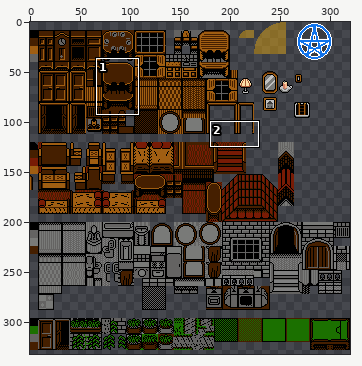
File history of a sprite sheet, assets/maps/spritesheets/mansionNes.png. The first picture is a wide view before the edit; the outline marks the close-up.
Close-up. Old version:
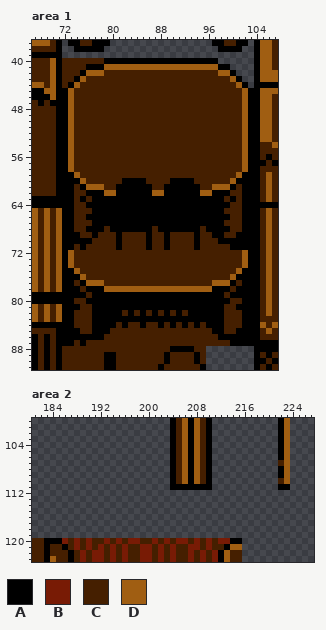
The file is 320x336 pixels. Pixels under 10% opacity are left out. Colours within 5 levels of each other are drawn and written as one. Shown: area 1: x 67..107, y 37..91; area 2: x 181..227, y 100..123. The wide view leaves out empty margins.
Palette (. is transparent): A #000000  B #781b05  C #451f00  D #a05e12
Pixels before, area 1, first column x 67:
37 DDDCA.AACCAAA.................AACCAA.ADDC
38 CCCCA..AAAAA...................AAAA..ADDC
39 AAAAA................................ADDC
40 CCCDACCCCCCCAAAAAAAAAAAAAAAAAAA......ADDC
41 CCCDACCCCAAADDDDDDDDDDDDDDDDDDDAA....ADDC
42 CCCDACCCADDDCCCCCCCCCCCCCCCCCCCDDA...ADDD
43 CCCDACCADCCCCCCCCCCCCCCCCCCCCCCCCDA..ADDD
44 DDCDACADCCCCCCCCCCCCCCCCCCCCCCCCCCDA.AAAA
45 AADDAADCCCCCCCCCCCCCCCCCCCCCCCCCCCCDAADDD
46 AAADAADCCCCCCCCCCCCCCCCCCCCCCCCCCCCDAADDC
47 CACAAADCCCCCCCCCCCCCCCCCCCCCCCCCCCCDAADDC
48 CCCCAADCCCCCCCCCCCCCCCCCCCCCCCCCCCCDAADDC
49 CCCCAADCCCCCCCCCCCCCCCCCCCCCCCCCCCCDAADDC
50 CCCCAADCCCCCCCCCCCCCCCCCCCCCCCCCCCCDAADDC
51 CCCCAADCCCCCCCCCCCCCCCCCCCCCCCCCCCCDAADDC
52 CCCCAADCCCCCCCCCCCCCCCCCCCCCCCCCCCCDAADDC
53 CCCCAADCCCCCCCCCCCCCCCCCCCCCCCCCCCCDAADDC
54 CCCCAADCCCCCCCCCCCCCCCCCCCCCCCCCCCCDAACCD
55 CCCCAADCCCCCCCCCCCCCCCCCCCCCCCCCCCCDAACCC
56 CCCCAADCCCCCCCCCCCCCCCCCCCCCCCCCCCCDAACAC
57 CCCCAADCCCCCCCCCCCCCCCCCCCCCCCCCCCCDAAACA
58 CCCCAADCCCCCCCCCCCCCCCCCCCCCCCCCCCCDAACCC
59 CCCCAAADCCCCCCCCCCCCCCCCCCCCCCCCCCDAAACDC
60 CCCCAAAADCCCCCCAAAACCCCAAAACCCCCCDAAAACDC
61 CCCCAAACADDDCCAAAAAACCAAAAAACCDDDACAAACDC
62 CCCCAAACCAAADDAAAAAADDAAAAAADDAAACCAAACDC
63 AAAAAAACACAAAAAAAAAAAAAAAAAAAAAACACAAACDC
64 AAAAAAACCAAAAAAAAAAAAAAAAAAAAAAAACCAAAAAA
65 DCDCDAACCCAAAAAAAAAAAAAAAAAAAAAACCCAAACDC
66 DCDCDAACCAAAAAAAAAAAAAAAAAAAAAAAACCAAACDC
67 DCDCDAACCCAAAAAAAAAAAAAAAAAAAAAACCCAAACDC
68 DCDCDAACCAAACAAAAAAACAAAAAAACAAAACCAAACDC
69 DCDCDAAACCACCCACCCCACCACCCCACCAACCAAAACDC
70 DCDCDAAAAACCCCACCCCACCACCCCACCCAAAAAAACDC
71 DCDCDAACACCCCCACCCCACCACCCCACCCCCAAAAACDC
72 DCDCDADCCCCCCCCCCCCCCCCCCCCCCCCCCCCDAACDC
73 DCDCDADCCCCCCCCCCCCCCCCCCCCCCCCCCCCDAACDC
74 DCDCDADCCCCCCCCCCCCCCCCCCCCCCCCCCCCDAACDC
75 DCDCDAADCCCCCCCCCCCCCCCCCCCCCCCCCCDAAACDC
76 DCDCDAAADCCCCCCCCCCCCCCCCCCCCCCCCDAAAACDC
77 DCDCDAACADDDCCCCCCCCCCCCCCCCCCDDDACAAACDC
78 DCDCDAAACAAADDDDDDDDDDDDDDDDDDAAACAAAACDC
79 AAAAAAAAACAAAAAAAAAAAAAAAAAAAAAACAAAAACDC
80 AAAAAAACCAAAAAAAAAAAAAAAAAAAAAAAACCAAACDC
81 DCDCDAAACCAAAAAAAAAAAAAAAAAAAAAACCAAAACDC
82 DCDCDAACCCAAAAACACACACACACAAAAAACCCAAACDC
83 DCDCDAACCCAAAAAAAAAAAAAAAAAAAAAACCCAAACCC
84 AAAAAAACCCAAAACACCACCACACACACAAACCCAAADCD
85 CCCCAAAACCAAACCCCCCCCCCCCCCCCCAACCAAAACDC
86 ACACAAAAAAAACCCCCCCCCCCCCCCCCCCAAAAAAACCC
87 ACACAAACACCCCCCCCCCCCCCCCCCCCCCCCAAAAAAAA
88 ACACACCCCCCCCCCCCCCCCCCAAAACC........AAAA
89 ACACACCCCCCCAACCCCCCCCACCCCAC........ACAC
90 ACACACCCCCCCAACCCCCCCCACCCCAC........AACA
91 ACACACCCCCCCAACCCCCCCACCCCCCA........ACAC
Pixels before, area 2, first column x 181:
100 .......................ACDADCA...........AD
101 .......................ACDADCA...........AD
102 .......................ACDADCA...........AD
103 .......................ACDADCA...........AD
104 .......................ACDADCA...........AD
105 .......................ACDADCA...........AD
106 .......................ACDADCA...........AD
107 .......................ACDADCA...........CD
108 .......................ACDADCA...........AD
109 .......................ACDADCA...........AD
110 .......................ACDADCA...........CD
111 .......................AAAAAAA...........AA
112 ...........................................
113 ...........................................
114 ...........................................
115 ...........................................
116 ...........................................
117 ...........................................
118 ...........................................
119 ...........................................
120 CCAAABCBCBCCBCBCBBCCBCBCBBCBCBCBBAA........
121 CCACCACBCBCBCBCBCCBBCBCBCCBBCBCCADD........
122 CCACCCACBCBBCBCBCCBBCBCBCCBCBCBADCC........
123 CCADCCACBCBBCBCBCCBBCBCBCCBCBCBADCC........
And afterwards:
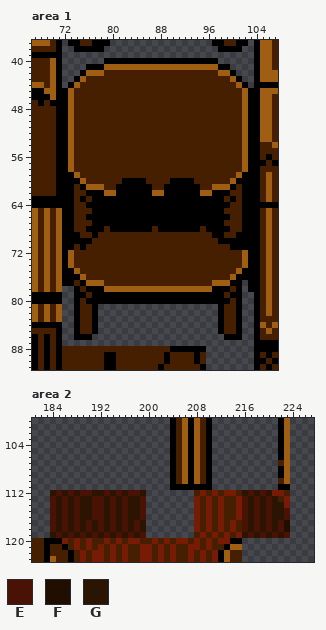
Colours new in this view: E #491205  F #200e00  G #2b1401
The edit:
{"where": "area 1"}
{"y":40,"x":72,"old":"CCCCCCC","new":"......."}
{"y":41,"x":72,"old":"CCCC","new":"...."}
{"y":42,"x":72,"old":"CCC","new":"..."}
{"y":43,"x":72,"old":"CC","new":".."}
{"y":44,"x":72,"old":"C","new":"."}
{"y":69,"x":81,"old":"A","new":"C"}
{"y":69,"x":86,"old":"A","new":"C"}
{"y":69,"x":89,"old":"A","new":"C"}
{"y":69,"x":94,"old":"A","new":"C"}
{"y":70,"x":81,"old":"A","new":"C"}
{"y":70,"x":86,"old":"A","new":"C"}
{"y":70,"x":89,"old":"A","new":"C"}
{"y":70,"x":94,"old":"A","new":"C"}
{"y":71,"x":81,"old":"A","new":"C"}
{"y":71,"x":86,"old":"A","new":"C"}
{"y":71,"x":89,"old":"A","new":"C"}
{"y":71,"x":94,"old":"A","new":"C"}
{"y":77,"x":101,"old":"CA","new":"A."}
{"y":78,"x":72,"old":"AA","new":".."}
{"y":78,"x":102,"old":"A","new":"."}
{"y":79,"x":72,"old":"AA","new":".."}
{"y":79,"x":102,"old":"AA","new":".."}
{"y":80,"x":72,"old":"AAC","new":"..A"}
{"y":80,"x":101,"old":"CAA","new":"A.."}
{"y":81,"x":72,"old":"AA","new":".."}
{"y":81,"x":78,"old":"AAAAAAAAAAAAAAAAAAAA","new":"...................."}
{"y":81,"x":102,"old":"AA","new":".."}
{"y":82,"x":72,"old":"AAC","new":"..A"}
{"y":82,"x":78,"old":"AAAACACACACACACAAAAA","new":"...................."}
{"y":82,"x":101,"old":"CAA","new":"A.."}
{"y":83,"x":72,"old":"AAC","new":"..A"}
{"y":83,"x":78,"old":"AAAAAAAAAAAAAAAAAAAA","new":"...................."}
{"y":83,"x":101,"old":"CAA","new":"A.."}
{"y":84,"x":72,"old":"AAC","new":"..A"}
{"y":84,"x":78,"old":"AAACACCACCACACACACAA","new":"...................."}
{"y":84,"x":101,"old":"CAA","new":"A.."}
{"y":85,"x":72,"old":"AA","new":".."}
{"y":85,"x":78,"old":"AACCCCCCCCCCCCCCCCCA","new":"...................."}
{"y":85,"x":102,"old":"AA","new":".."}
{"y":86,"x":72,"old":"AA","new":".."}
{"y":86,"x":77,"old":"AACCCCCCCCCCCCCCCCCCCA","new":"......................"}
{"y":86,"x":102,"old":"AA","new":".."}
{"y":87,"x":72,"old":"AACACCCCCCCCCCCCCCCCCCCCCCCCAAAA","new":"................................"}
{"y":88,"x":94,"old":"CC","new":"AA"}
{"where": "area 2"}
{"y":112,"x":184,"old":"................","new":"GEGEGEEGGEGEGEEG"}
{"y":112,"x":208,"old":"................","new":"CBCBCBBCGEGEGBBC"}
{"y":113,"x":184,"old":"................","new":"EGEGEGGEEGEGEGGE"}
{"y":113,"x":208,"old":"................","new":"BCBCBCCBEGEGEGCB"}
{"y":114,"x":184,"old":"................","new":"EGEGEGGEEGEGEGGE"}
{"y":114,"x":208,"old":"................","new":"BCBCBCCBEGEGEGGB"}
{"y":115,"x":184,"old":"................","new":"EGEGEGGEEGEGEGGE"}
{"y":115,"x":208,"old":"................","new":"BCBCBCCBEGEGEGGE"}
{"y":116,"x":184,"old":"................","new":"EGEGEGGEEGEGEGGE"}
{"y":116,"x":208,"old":"................","new":"BCBCBCCBEGEGEGGE"}
{"y":117,"x":184,"old":"................","new":"EGEGEGEGEGEGEGEG"}
{"y":117,"x":208,"old":"................","new":"BCBCBCBCEGEGEGEF"}
{"y":118,"x":184,"old":"................","new":"EGEGEGEGEGEGEGEG"}
{"y":118,"x":208,"old":"................","new":"BCBCBCBCEGEGEGEF"}
{"y":119,"x":184,"old":"................","new":"GEGEGEGEGEGEGEGE"}
{"y":119,"x":208,"old":"................","new":"CBCBCBCBGEGEGEGE"}
{"label":"erased","picture_box":[62,58,104,88]}
{"label":"changed","picture_box":[116,232,122,250]}
{"label":"changed","picture_box":[146,232,170,250]}
{"label":"changed","picture_box":[194,232,200,250]}
{"label":"changed","picture_box":[62,280,254,352]}
{"label":"added","picture_box":[50,490,146,538]}
{"label":"added","picture_box":[194,490,290,538]}
